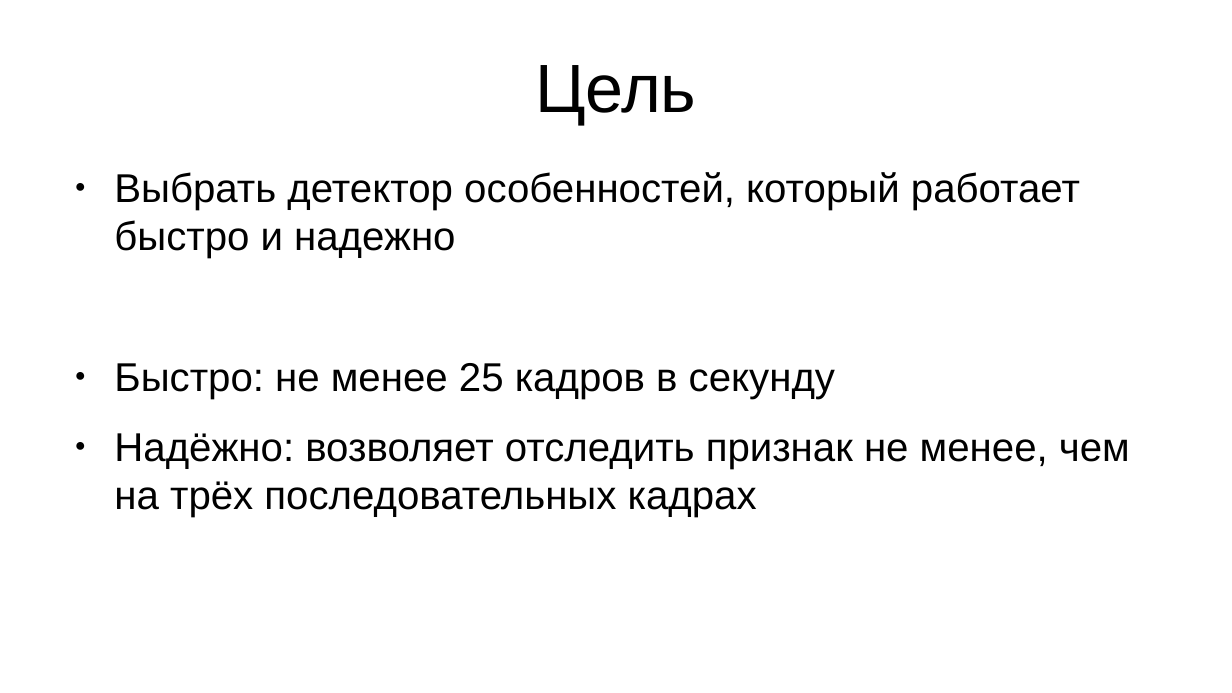
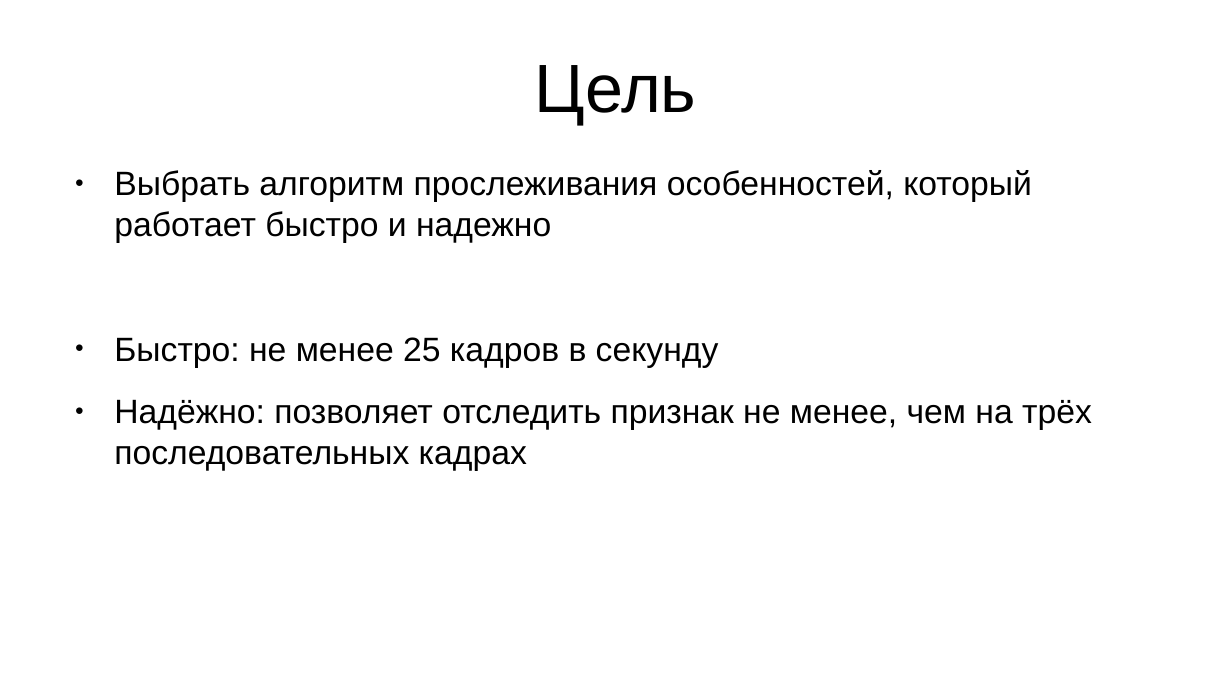
Before and after one commit to daniel-95/diploma, a slide deck: slide 2 of диплом/вкр.pptx. Drawn at 1232x693 pixels with LibreOffice and Linux fonts; fonts in the diff are those of the drawing. Boxes give left, top, right and bottom in pixels: in the first picture for what was removed or moved away, otherwise in the second. Text is boxed around its words. In the diff, an @@ line names an element or a change of style, - is before the commit and + after.

```diff
--- a/диплом/вкр.pptx
+++ b/диплом/вкр.pptx
@@ text at bbox=[114, 170, 1032, 243]: text changed; size 25.9 to 21.8 pt @@
-● Выбрать детектор особенностей, который работает быстро и надежно
+● Выбрать алгоритм прослеживания особенностей, который работает быстро и надежно
@@ text at bbox=[114, 337, 719, 368]: size 25.9 to 21.8 pt in "Быстро: не менее 25 кадров в секунду" @@
@@ text at bbox=[114, 399, 1092, 471]: text changed; size 25.9 to 21.8 pt @@
-● Надёжно: возволяет отследить признак не менее, чем на трёх последовательных кадрах
+● Надёжно: позволяет отследить признак не менее, чем на трёх последовательных кадрах
```
Also in this commit, not shown: 3 other slides changed, 13 slides added, 2 slides removed, 1 other file.
